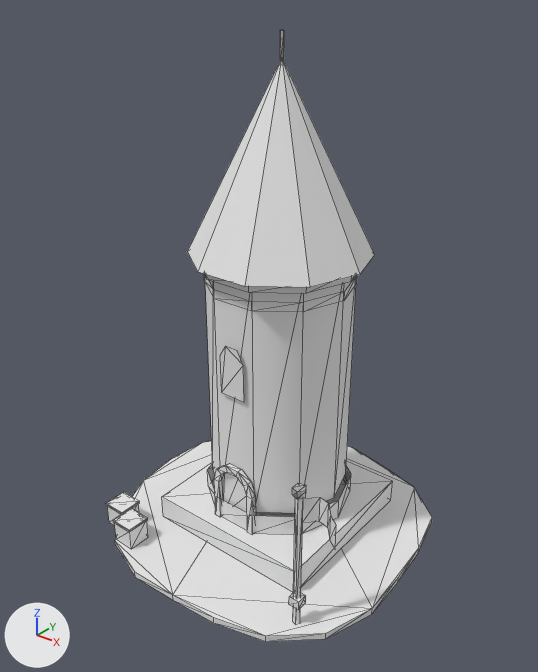
Renders of the glTF model sample_project/assets/3d/buildings/britons/watch_tower.glb from each side of a commit.
One viewpoint serves both versions: a camera (50 mm lens) standing at (4.51, -5.73, 6.01) and looking at (0.02, -0.12, 2.53). Every picture has the same lights, and +X, +Y and +Z are marked at lower left. The picture after the commit comes second. Mesh edges are drawn as thin lines. Vertices at exactly the same position are counted once.

The older version as bpy lines, for what is in view:
```python
me_britons_watch_tower = bpy.data.meshes.new('britons_watch_tower')
me_britons_watch_tower.from_pydata(...)  # 255 vertices, 309 faces; spans x -1.78..1.75, y -1.75..1.77, z 0.0..5.55
me_britons_watch_tower.materials.append(mat_pe_dirt)  # white #e7e7e7
me_britons_watch_tower.materials.append(mat_pe_stonegrey)  # white #e7e7e7
me_britons_watch_tower.materials.append(mat_team_trim)  # white #e7e7e7
me_britons_watch_tower.materials.append(mat_pe_window)  # white #e7e7e7
me_britons_watch_tower.materials.append(mat_pe_roofslate)  # white #e7e7e7
me_britons_watch_tower.materials.append(mat_pe_gold)  # white #e7e7e7
me_britons_watch_tower.materials.append(mat_pe_wooddark)  # white #e7e7e7
me_britons_watch_tower.materials.append(mat_pe_beam)  # white #e7e7e7
me_britons_watch_tower.materials.append(mat_pe_banner_britons)  # white #e7e7e7
me_britons_watch_tower.materials.append(mat_pe_woodlight)  # white #e7e7e7
ob_britons_watch_tower = bpy.data.objects.new('britons_watch_tower', me_britons_watch_tower)
ob_britons_watch_tower.location = (0.0, 0.0, 0.0)
```
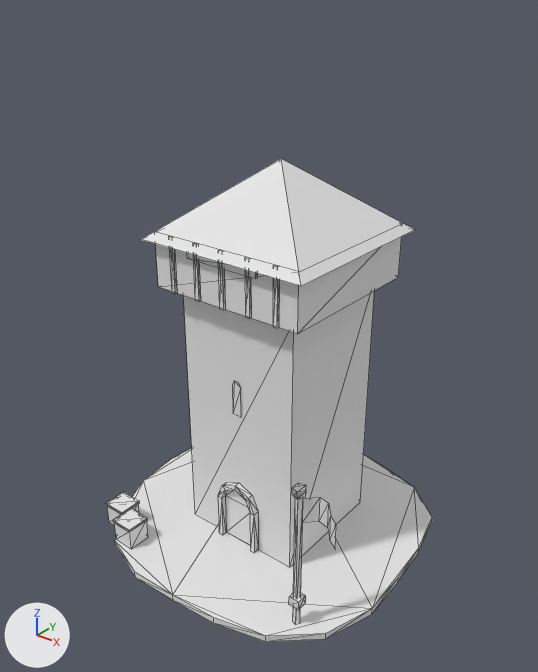
The change, as a diff of the scene's bpy script:
```diff
--- a/sample_project/assets/3d/buildings/britons/watch_tower.glb.py
+++ b/sample_project/assets/3d/buildings/britons/watch_tower.glb.py
@@ me_britons_watch_tower @@
-me_britons_watch_tower.from_pydata(...)  # 255 vertices, 309 faces; spans x -1.78..1.75, y -1.75..1.77, z 0.0..5.55
+me_britons_watch_tower.from_pydata(...)  # 213 vertices, 270 faces; spans x -1.78..1.75, y -1.75..1.77, z 0.0..4.38
+# me_britons_watch_tower part 1: the loose piece of 8 vertices spanning x -1.0..1.0, y -0.9..1.1, z 0.08..0.38 is scaled about its middle by (0.725, 0.725, 10), then moved by (0.0, 0.0, 1.35)
+# me_britons_watch_tower part 2: the loose piece of 8 vertices spanning x -1.0..1.0, y -0.9..1.1, z 0.08..0.38 is copied, and the copy is scaled about its middle by (0.905, 0.905, 2), then moved by (0.0, 0.0, 3.15), in mat_pe_wooddark (white #e7e7e7); it spans x -0.9..0.9, y -0.81..1.0, z 3.08..3.68
+# me_britons_watch_tower part 3: the loose piece of 8 vertices spanning x -1.14..-0.86, y -1.54..-1.26, z 0.34..0.37 is copied, and the copy is scaled about its middle by (0.179, 0.107, 20), then moved by (0.34, 0.59, 3.03), in mat_pe_woodlight (white #e7e7e7); it spans x -0.69..-0.63, y -0.82..-0.8, z 3.08..3.68
+# me_britons_watch_tower part 4: the loose piece of 8 vertices spanning x -1.14..-0.86, y -1.54..-1.26, z 0.34..0.37 is copied, and the copy is scaled about its middle by (0.179, 0.107, 20), then moved by (0.67, 0.59, 3.03), in mat_pe_woodlight (white #e7e7e7); it spans x -0.35..-0.31, y -0.82..-0.8, z 3.08..3.68
+# me_britons_watch_tower part 5: the loose piece of 8 vertices spanning x -1.0..1.0, y -0.9..1.1, z 0.08..0.38 is copied, and the copy is scaled about its middle by (0.025, 0.015, 2), then moved by (0.0, -0.91, 3.15), in mat_pe_woodlight (white #e7e7e7); it spans x -0.03..0.03, y -0.82..-0.8, z 3.08..3.68
+# me_britons_watch_tower part 6: the loose piece of 8 vertices spanning x 1.19..1.31, y -1.26..-1.14, z 0.33..0.43 is copied, and the copy is scaled about its middle by (0.417, 0.25, 6), then moved by (-0.92, 0.39, 3.0), in mat_pe_woodlight (white #e7e7e7); it spans x 0.31..0.35, y -0.82..-0.8, z 3.08..3.68
+# me_britons_watch_tower part 7: the loose piece of 8 vertices spanning x 1.19..1.31, y -1.26..-1.14, z 0.33..0.43 is copied, and the copy is scaled about its middle by (0.417, 0.25, 6), then moved by (-0.59, 0.39, 3.0), in mat_pe_woodlight (white #e7e7e7); it spans x 0.63..0.69, y -0.82..-0.8, z 3.08..3.68
+# me_britons_watch_tower part 8: the loose piece of 8 vertices spanning x -1.0..1.0, y -0.9..1.1, z 0.08..0.38 is copied, and the copy is scaled about its middle by (0.435, 0.015, 0.333), then moved by (0.0, -0.92, 3.33), in mat_team_trim (white #e7e7e7); it spans x -0.44..0.44, y -0.83..-0.8, z 3.51..3.61
+# me_britons_watch_tower part 9: the loose piece of 11 vertices spanning x -0.98..0.98, y -0.83..1.03, z 3.4..5.32 is rebuilt with 5 vertices and now spans x -1.0..1.0, y -0.9..1.11, z 3.6..4.38
+# me_britons_watch_tower part 10: a new loose piece of 28 vertices spanning x -0.27..0.27, y -0.7..-0.62, z 0.08..0.89
+# me_britons_watch_tower part 11: the loose piece of 20 vertices spanning x -0.81..0.81, y -0.67..0.87, z 3.08..3.18 is deleted
+# me_britons_watch_tower part 12: the loose piece of 20 vertices spanning x -0.88..0.88, y -0.74..0.94, z 3.3..3.4 is deleted
+# me_britons_watch_tower part 13: the loose piece of 8 vertices spanning x -0.02..0.02, y 0.08..0.12, z 5.25..5.55 is deleted
+# me_britons_watch_tower part 14: the loose piece of 6 vertices spanning x -0.16..0.16, y -0.7, z 2.03..2.61 is deleted
+# me_britons_watch_tower part 15: 72 vertices removed from x -0.86..0.86, y -0.74..0.92, z 0.38..3.38
+# me_britons_watch_tower part 16: 6 vertices added at x -0.06..0.06, y -0.64, z 1.78..2.19
 me_britons_watch_tower.materials.append(mat_pe_dirt)
@@ me_britons_watch_tower @@
 me_britons_watch_tower.materials.append(mat_pe_window)
-me_britons_watch_tower.materials.append(mat_pe_roofslate)  # white #e7e7e7
 me_britons_watch_tower.materials.append(mat_pe_gold)
```

Pixel boxes [x1, y1, x2, y2] of what changed, in the pictures (538 x 672 px; the box of a moved part takes in the faces that stretch with it):
'britons_watch_tower', reshaped (21% shorter): before [106, 30, 432, 642]; after [106, 159, 432, 642]
part 1 of me_britons_watch_tower, moved or reshaped: before [162, 461, 392, 592]; after [184, 291, 374, 567]
part 2 of me_britons_watch_tower, added: after [156, 237, 402, 334]
part 3 of me_britons_watch_tower, added: after [169, 236, 177, 294]
part 4 of me_britons_watch_tower, added: after [193, 243, 200, 301]
part 5 of me_britons_watch_tower, added: after [218, 250, 225, 310]
part 6 of me_britons_watch_tower, added: after [245, 257, 251, 319]
part 7 of me_britons_watch_tower, added: after [273, 265, 279, 328]
part 8 of me_britons_watch_tower, added: after [187, 253, 257, 278]
part 9 of me_britons_watch_tower, rebuilt (46% wider, 44% shorter): before [187, 61, 375, 287]; after [141, 159, 415, 286]
part 10 of me_britons_watch_tower, added: after [218, 482, 258, 553]
part 11 of me_britons_watch_tower, deleted: before [204, 275, 357, 312]
part 12 of me_britons_watch_tower, deleted: before [204, 274, 355, 293]
part 13 of me_britons_watch_tower, deleted: before [280, 30, 284, 62]
part 14 of me_britons_watch_tower, deleted: before [220, 346, 244, 402]
part 15 of me_britons_watch_tower, deleted: before [205, 275, 357, 535]
part 16 of me_britons_watch_tower, added: after [232, 381, 241, 417]
